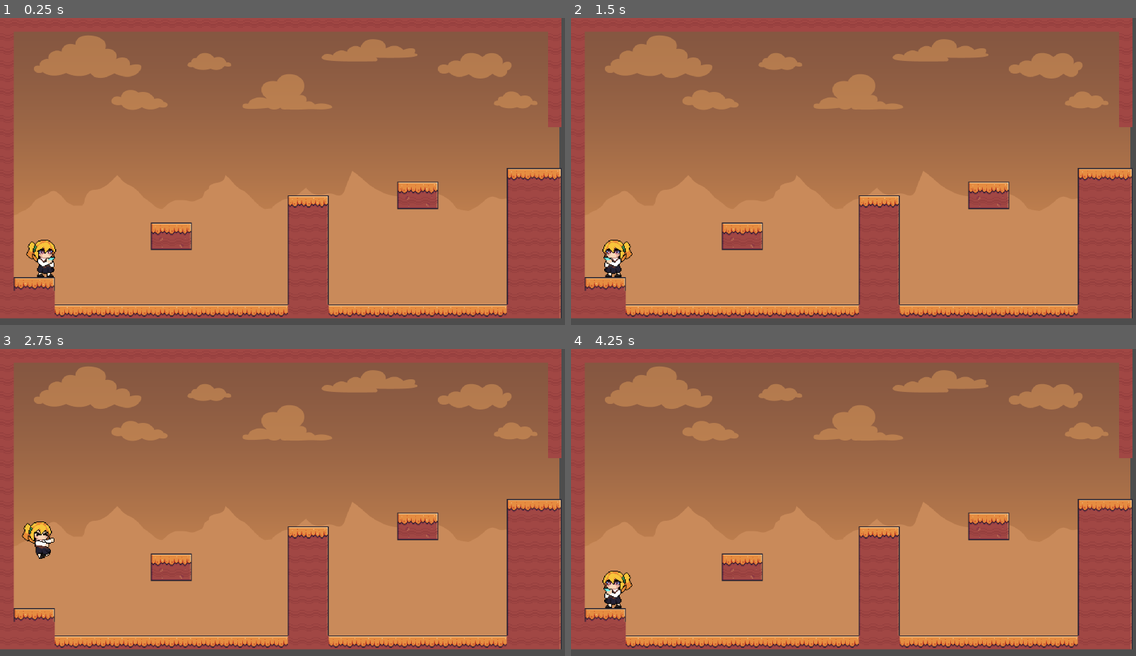
Above: before the commit, frames 1-4 (two rows, left to right).
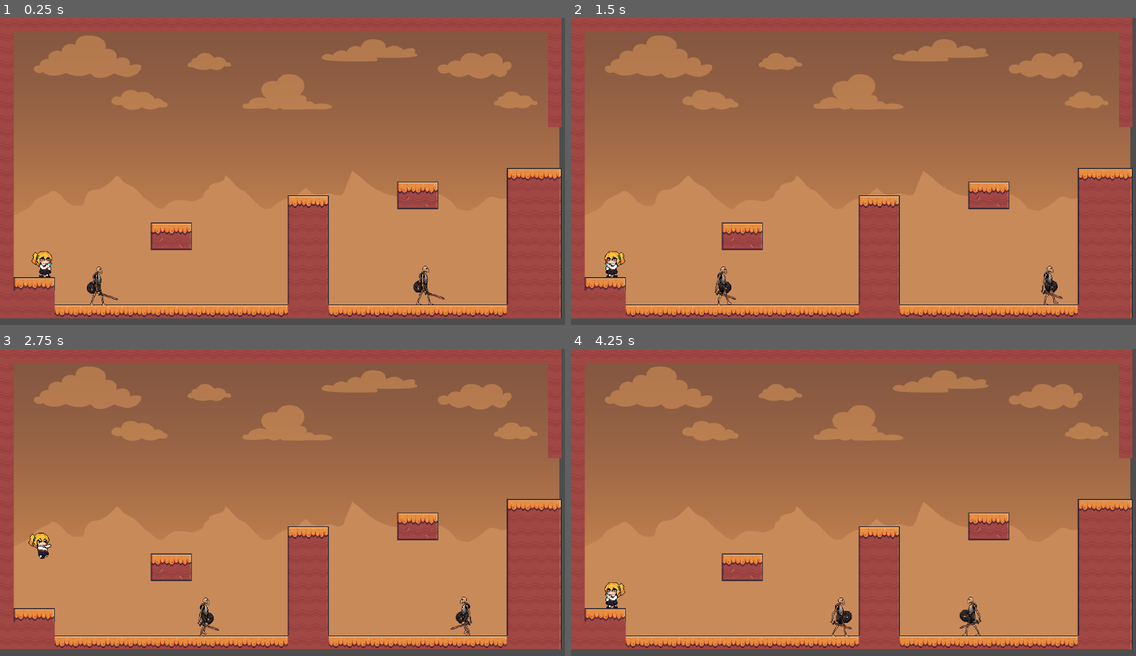
Above: after the commit, the same moments.

Repository: BlackSun9112/Demo-1
Game: Godot game, scene res://Scenes/Main.tscn
The game is run twice, just before and just after one commit, with the same random seed, the same clock (stepped at 60 frames per second) and the same inputs.
Inputs:
- Up to frame 1 (0.25 s): no input
- Up to frame 2 (1.5 s): tap Space (Jump) at 0.6, 0.77, 1.07 s; tap A (move_L) at 1.35 s
- Up to frame 3 (2.75 s): tap Space (Jump) at 1.52, 1.55, 1.82, 2.3 s; tap D (move_R) at 2.1 s
- Up to frame 4 (4.25 s): tap Space (Jump) at 2.85, 3.02, 3.32, 3.77, 3.8, 4.07 s; tap A (move_L) at 3.6 s

The runs differ from the first frame. In frame 1, 0.8% of the frame differs, in the area x 4-79%, y 72-94%; in frame 2, 0.8%; in frame 3, 0.8%; in frame 4, 0.9%, in the area x 5-73%, y 72-94%.

Commit message:
Added enemies and death animation
Added enemy entities which move left and right switching their direction if they collide with a wall and if the player touches them he dies, also added death animation for player and he wont be able to move.

Diff:
--- /dev/null
+++ b/Scenes/Enemies/SkellySword.tscn
@@ -0,0 +1,137 @@
+[gd_scene format=3 uid="uid://qau1su3bikvv"]
+
+[ext_resource type="Texture2D" uid="uid://cng530bcahtft" path="res://Asssets/Images/Enemy1/Idle.png" id="1_167b6"]
+[ext_resource type="Script" uid="uid://d2w4037k2gmmt" path="res://Scripts/skelly_sword.gd" id="1_lfxoj"]
+[ext_resource type="Texture2D" uid="uid://b3nijg4o7s38n" path="res://Asssets/Images/Enemy1/Walk.png" id="2_lfxoj"]
+
+[sub_resource type="AtlasTexture" id="AtlasTexture_efedc"]
+atlas = ExtResource("1_167b6")
+region = Rect2(0, 0, 128, 128)
+
+[sub_resource type="AtlasTexture" id="AtlasTexture_wu5gw"]
+atlas = ExtResource("1_167b6")
+region = Rect2(128, 0, 128, 128)
+
+[sub_resource type="AtlasTexture" id="AtlasTexture_bqj4w"]
+atlas = ExtResource("1_167b6")
+region = Rect2(256, 0, 128, 128)
+
+[sub_resource type="AtlasTexture" id="AtlasTexture_nsya8"]
+atlas = ExtResource("1_167b6")
+region = Rect2(384, 0, 128, 128)
+
+[sub_resource type="AtlasTexture" id="AtlasTexture_aqsn2"]
+atlas = ExtResource("1_167b6")
+region = Rect2(512, 0, 128, 128)
+
+[sub_resource type="AtlasTexture" id="AtlasTexture_aqwyr"]
+atlas = ExtResource("1_167b6")
+region = Rect2(640, 0, 128, 128)
+
+[sub_resource type="AtlasTexture" id="AtlasTexture_5nhf4"]
+atlas = ExtResource("1_167b6")
+region = Rect2(768, 0, 128, 128)
+
+[sub_resource type="AtlasTexture" id="AtlasTexture_e7th2"]
+atlas = ExtResource("2_lfxoj")
+region = Rect2(0, 0, 128, 128)
+
+[sub_resource type="AtlasTexture" id="AtlasTexture_efon1"]
+atlas = ExtResource("2_lfxoj")
+region = Rect2(128, 0, 128, 128)
+
+[sub_resource type="AtlasTexture" id="AtlasTexture_qipvg"]
+atlas = ExtResource("2_lfxoj")
+region = Rect2(256, 0, 128, 128)
+
+[sub_resource type="AtlasTexture" id="AtlasTexture_pebdw"]
+atlas = ExtResource("2_lfxoj")
+region = Rect2(384, 0, 128, 128)
+
+[sub_resource type="AtlasTexture" id="AtlasTexture_7ctqb"]
+atlas = ExtResource("2_lfxoj")
+region = Rect2(512, 0, 128, 128)
+
+[sub_resource type="AtlasTexture" id="AtlasTexture_hkrbu"]
+atlas = ExtResource("2_lfxoj")
+region = Rect2(640, 0, 128, 128)
+
+[sub_resource type="AtlasTexture" id="AtlasTexture_vhjyd"]
+atlas = ExtResource("2_lfxoj")
+region = Rect2(768, 0, 128, 128)
+
+[sub_resource type="SpriteFrames" id="SpriteFrames_i85q7"]
+animations = [{
+"frames": [{
+"duration": 1.0,
+"texture": SubResource("AtlasTexture_efedc")
+}, {
+"duration": 1.0,
+"texture": SubResource("AtlasTexture_wu5gw")
+}, {
+"duration": 1.0,
+"texture": SubResource("AtlasTexture_bqj4w")
+}, {
+"duration": 1.0,
+"texture": SubResource("AtlasTexture_nsya8")
+}, {
+"duration": 1.0,
+"texture": SubResource("AtlasTexture_aqsn2")
+}, {
+"duration": 1.0,
+"texture": SubResource("AtlasTexture_aqwyr")
+}, {
+"duration": 1.0,
+"texture": SubResource("AtlasTexture_5nhf4")
+}],
+"loop": true,
+"name": &"Idle",
+"speed": 8.0
+}, {
+"frames": [{
+"duration": 1.0,
+"texture": SubResource("AtlasTexture_e7th2")
+}, {
+"duration": 1.0,
+"texture": SubResource("AtlasTexture_efon1")
+}, {
+"duration": 1.0,
+"texture": SubResource("AtlasTexture_qipvg")
+}, {
+"duration": 1.0,
+"texture": SubResource("AtlasTexture_pebdw")
+}, {
+"duration": 1.0,
+"texture": SubResource("AtlasTexture_7ctqb")
+}, {
+"duration": 1.0,
+"texture": SubResource("AtlasTexture_hkrbu")
+}, {
+"duration": 1.0,
+"texture": SubResource("AtlasTexture_vhjyd")
+}],
+"loop": true,
+"name": &"Walk",
+"speed": 8.0
+}]
+
+[sub_resource type="CapsuleShape2D" id="CapsuleShape2D_dropb"]
+radius = 19.0
+height = 58.857136
+
+[node name="Enemy" type="Area2D" unique_id=1475624216]
+texture_filter = 1
+scale = Vector2(0.7, 0.7)
+script = ExtResource("1_lfxoj")
+
+[node name="Skeleton" type="AnimatedSprite2D" parent="." unique_id=734739966]
+sprite_frames = SubResource("SpriteFrames_i85q7")
+animation = &"Walk"
+autoplay = "Walk"
+frame_progress = 0.72315127
+
+[node name="CollisionShape2D" type="CollisionShape2D" parent="." unique_id=535898418]
+position = Vector2(-3, 32)
+shape = SubResource("CapsuleShape2D_dropb")
+
+[connection signal="body_entered" from="." to="." method="_on_body_entered"]
--- a/Scenes/Levels/level.tscn
+++ b/Scenes/Levels/level.tscn
@@ -3,6 +3,7 @@
 [ext_resource type="Texture2D" uid="uid://8n6646l13dsq" path="res://Asssets/Images/Template/template1.png" id="1_f1n8c"]
 [ext_resource type="PackedScene" uid="uid://cqgwmj2ek8aaq" path="res://Scenes/player.tscn" id="2_7x7pb"]
 [ext_resource type="Texture2D" uid="uid://c432uvxq2mhsk" path="res://Asssets/Images/Background/Ancient_Titan_Remains_2D_Platformer_Tileset_Background - Layer 00.png" id="3_yjxcc"]
+[ext_resource type="PackedScene" uid="uid://qau1su3bikvv" path="res://Scenes/Enemies/SkellySword.tscn" id="4_lkqqh"]
 
 [sub_resource type="TileSetAtlasSource" id="TileSetAtlasSource_7x7pb"]
 texture = ExtResource("1_f1n8c")
@@ -184,3 +185,11 @@
 position = Vector2(327.33337, 174)
 scale = Vector2(0.4887556, 0.44977778)
 texture = ExtResource("3_yjxcc")
+
+[node name="Enemies" type="Node2D" parent="." unique_id=1431504855]
+
+[node name="Enemy" parent="Enemies" unique_id=1475624216 instance=ExtResource("4_lkqqh")]
+position = Vector2(103, 292.33334)
+
+[node name="Enemy2" parent="Enemies" unique_id=1600100050 instance=ExtResource("4_lkqqh")]
+position = Vector2(484.33328, 291.33334)
--- a/Scenes/Main.tscn
+++ b/Scenes/Main.tscn
@@ -1,7 +1,9 @@
 [gd_scene format=3 uid="uid://bkktcdx5f6v6w"]
 
+[ext_resource type="Script" uid="uid://cnwqefo64hdi6" path="res://Scripts/main.gd" id="1_idj7w"]
 [ext_resource type="PackedScene" uid="uid://cv82b7hlrwhd7" path="res://Scenes/Levels/level.tscn" id="1_r150o"]
 
 [node name="Main" type="Node2D" unique_id=1758267452]
+script = ExtResource("1_idj7w")
 
 [node name="Level" parent="." unique_id=392754916 instance=ExtResource("1_r150o")]
--- a/Scenes/player.tscn
+++ b/Scenes/player.tscn
@@ -4,6 +4,14 @@
 [ext_resource type="Script" uid="uid://cp6icingegihc" path="res://Scripts/player.gd" id="1_vgqql"]
 [ext_resource type="Texture2D" uid="uid://ly8jp5i44ec" path="res://Asssets/Images/Player/Dead.png" id="2_gbyq6"]
 [ext_resource type="Texture2D" uid="uid://biaolcf5ob56w" path="res://Asssets/Images/Player/Walk.png" id="3_pbq55"]
+
+[sub_resource type="AtlasTexture" id="AtlasTexture_vgqql"]
+atlas = ExtResource("2_gbyq6")
+region = Rect2(0, 0, 128, 128)
+
+[sub_resource type="AtlasTexture" id="AtlasTexture_fkybt"]
+atlas = ExtResource("2_gbyq6")
+region = Rect2(128, 0, 128, 128)
 
 [sub_resource type="AtlasTexture" id="AtlasTexture_t38ji"]
 atlas = ExtResource("1_it8n0")
@@ -59,6 +67,17 @@
 
 [sub_resource type="SpriteFrames" id="SpriteFrames_u736u"]
 animations = [{
+"frames": [{
+"duration": 1.0,
+"texture": SubResource("AtlasTexture_vgqql")
+}, {
+"duration": 1.0,
+"texture": SubResource("AtlasTexture_fkybt")
+}],
+"loop": false,
+"name": &"Dying",
+"speed": 7.0
+}, {
 "frames": [{
 "duration": 1.0,
 "texture": SubResource("AtlasTexture_t38ji")
@@ -119,12 +138,13 @@
 
 [node name="Player" type="CharacterBody2D" unique_id=1795368452]
 position = Vector2(6, -19)
+scale = Vector2(0.7, 0.7)
 script = ExtResource("1_vgqql")
 
 [node name="Animations" type="AnimatedSprite2D" parent="." unique_id=578446104]
 position = Vector2(3.5, -26.5)
 sprite_frames = SubResource("SpriteFrames_u736u")
-animation = &"Jump"
+animation = &"Dying"
 autoplay = "Idle"
 
 [node name="Colision" type="CollisionShape2D" parent="." unique_id=285687961]
--- /dev/null
+++ b/Scripts/main.gd
@@ -0,0 +1,24 @@
+extends Node2D
+
+
+# Called when the node enters the scene tree for the first time.
+func _ready() -> void:
+	_setup_level()
+
+# Called every frame. 'delta' is the elapsed time since the previous frame.
+func _process(delta: float) -> void:
+	pass
+func _setup_level() -> void:
+	#Detectarea inamicilor (cati si daca sunt)
+	var enemies =  $Level.get_node_or_null("Enemies")
+	if enemies:
+		for enemy in enemies.get_children():
+			enemy.player_died.connect(_on_player_died)
+
+
+
+#===================
+#Pentru semnale
+#===================
+func _on_player_died(body):
+	body.die()
--- a/Scripts/player.gd
+++ b/Scripts/player.gd
@@ -1,13 +1,16 @@
 extends CharacterBody2D
 @onready var animations: AnimatedSprite2D = $Animations
 
-
+var alive = true
 const SPEED = 300.0
 const JUMP_VELOCITY = -900.0
 
 
 func _physics_process(delta: float) -> void:
 	# Animatie
+	if alive == false:
+		return
+
 	if velocity.x > 1 or velocity.x < -1:
 		animations.animation = "Walk"
 	else:
@@ -35,3 +38,6 @@
 		animations.flip_h = false
 	elif direction == -1.0:
 		animations.flip_h = true
+func die() -> void:
+	animations.animation = "Dying"
+	alive = false
--- /dev/null
+++ b/Scripts/skelly_sword.gd
@@ -0,0 +1,22 @@
+extends Area2D
+@onready var skeleton: AnimatedSprite2D = $Skeleton
+signal player_died
+var speed = 50
+var direction = 1.0
+
+# Called when the node enters the scene tree for the first time.
+func _ready() -> void:
+	pass # Replace with function body.
+
+
+# Called every frame. 'delta' is the elapsed time since the previous frame.
+func _process(delta: float) -> void:
+	position.x += direction * speed * delta
+
+
+func _on_body_entered(body: Node2D) -> void:
+	if body.name == "Player":
+		emit_signal("player_died", body)
+	if body.name == "TileMapLayer":
+		direction *= -1
+		skeleton.flip_h = !skeleton.flip_h
--- /dev/null
+++ b/default_bus_layout.tres
@@ -0,0 +1,4 @@
+[gd_resource type="AudioBusLayout" format=3 uid="uid://bh0r2prilcv8l"]
+
+[resource]
+bus/0/volume_db = -1.519247
Binary file added: Asssets/Images/Enemy1/Attack_1.png
Not shown, added: Asssets/Images/Enemy1/Attack_1.png.import
Binary file added: Asssets/Images/Enemy1/Attack_2.png
Not shown, added: Asssets/Images/Enemy1/Attack_2.png.import
Binary file added: Asssets/Images/Enemy1/Attack_3.png
Not shown, added: Asssets/Images/Enemy1/Attack_3.png.import
Binary file added: Asssets/Images/Enemy1/Dead.png
Not shown, added: Asssets/Images/Enemy1/Dead.png.import
Binary file added: Asssets/Images/Enemy1/Hurt.png
Not shown, added: Asssets/Images/Enemy1/Hurt.png.import
Binary file added: Asssets/Images/Enemy1/Idle.png
Not shown, added: Asssets/Images/Enemy1/Idle.png.import
(and 10 more such lines)
